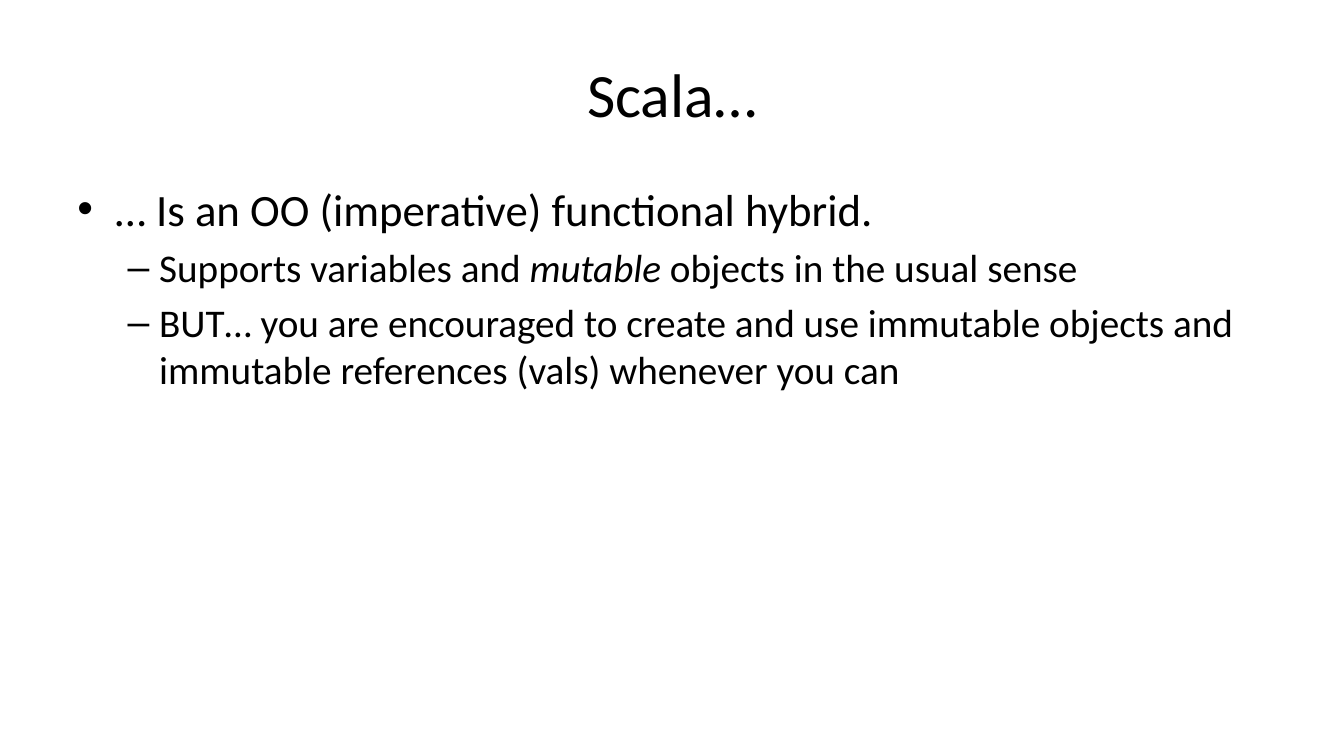
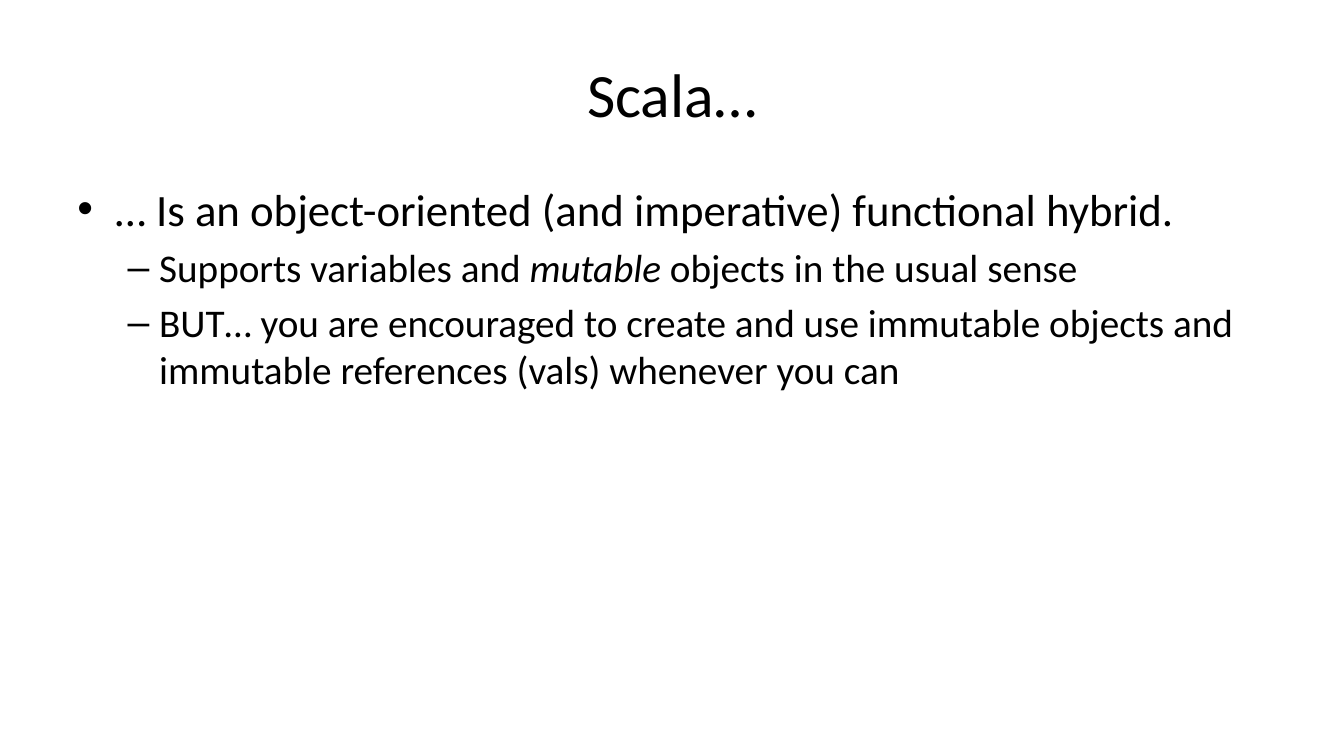
Before and after one commit to pchapin/augusta, a slide deck: slide 4 of tutorials/Scala/presentations/10_Immutability.pptx. Drawn at 1344x756 pixels with LibreOffice and Linux fonts; fonts in the diff are those of the drawing. Boxes give left, top, right and bottom in pixels: in the first picture for what was removed or moved away, otherwise in the second. Text is boxed around its words. In the diff, an @@ line names an element or a change of style, - is before the commit and + after.

Commit message:
Refined some of the Scala tutorial presentations.

```diff
--- a/tutorials/Scala/presentations/10_Immutability.pptx
+++ b/tutorials/Scala/presentations/10_Immutability.pptx
@@ text at <box>156,193,1173,234</box>: text changed @@
-• … Is an OO (imperative) functional hybrid.
+• … Is an object-oriented (and imperative) functional hybrid.
```
Also in this commit, not shown: 8 other slides changed, 2 other files.
